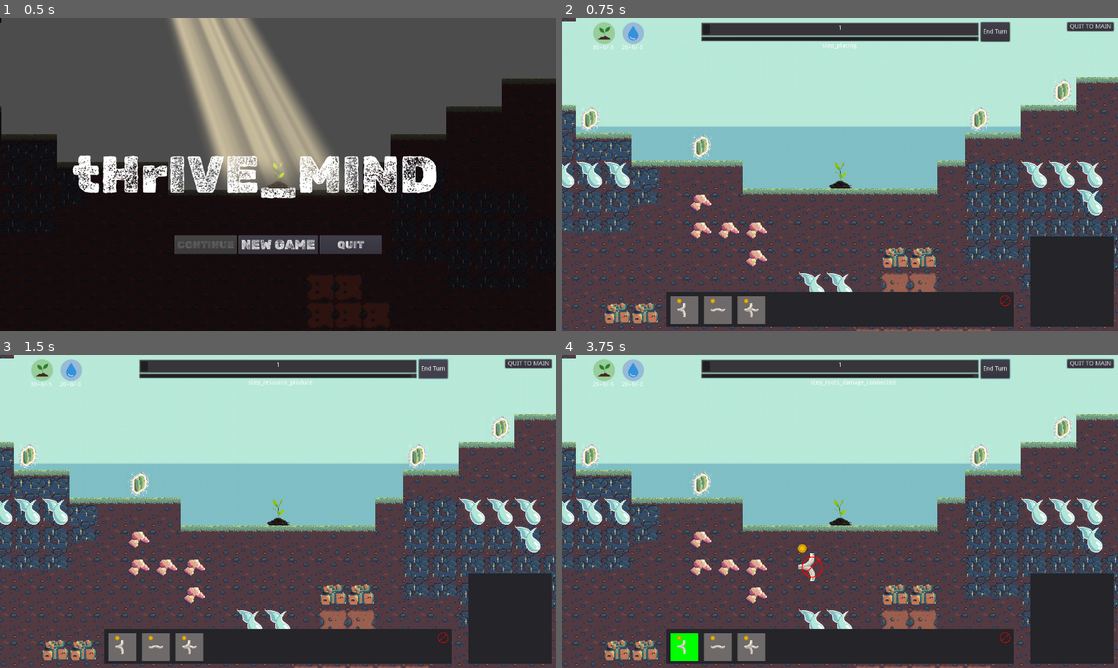
Above: before the commit, frames 1-4 (two rows, left to right).
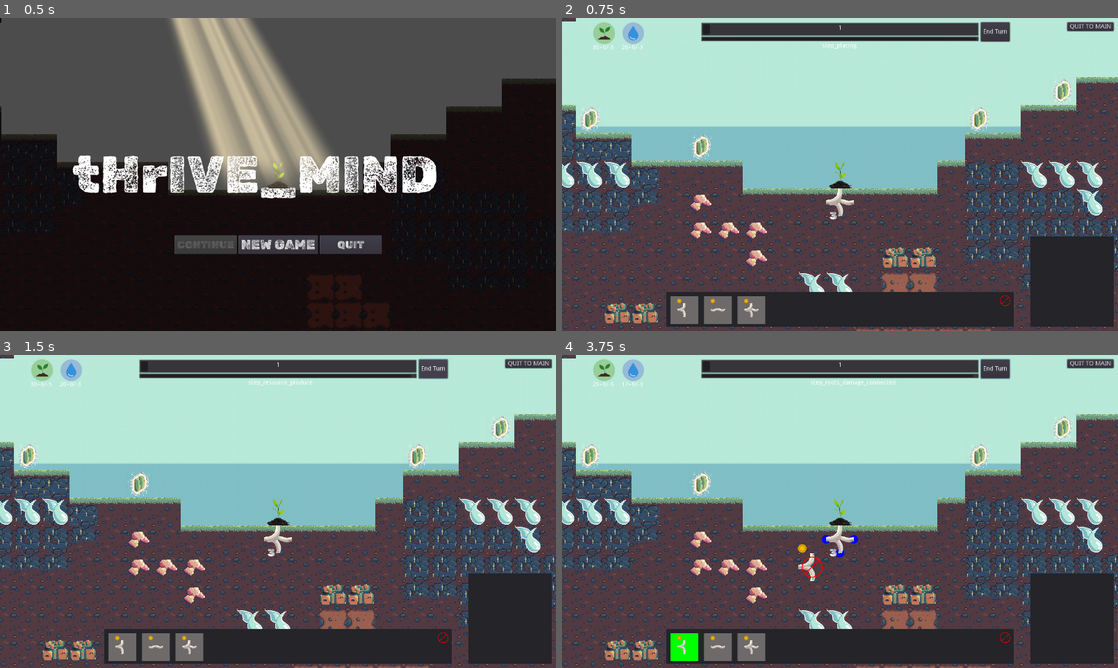
Above: after the commit, the same moments.

Repository: Gouellie/Roots
Game: Godot game, scene res://src/screens/main_menu.tscn
Two runs of this game, one before a commit and one after it. Both use one fixed random seed, a clock stepped at 60 frames per second and the inputs below.
Inputs (mouse positions are in pixels of both pictures, inside the frame that each line leads up to):
- Up to frame 1 (0.5 s): no input
- Up to frame 2 (0.75 s): click "NEW GAME" at 0.5 s
- Up to frame 3 (1.5 s): click "End Turn" at 1.25 s
- Up to frame 4 (3.75 s): click "End Turn" at 2 s; click "End Turn" at 2.75 s; tap Enter at 3.5 s; drag from (684, 646) to (1062, 439) at 3.52 s

Frame 1 is identical in both runs. In frame 2, 0.2% of the frame differs, in the area x 14-53%, y 8-65%; in frame 3, 0.2%; in frame 4, 0.3%, in the area x 10-54%, y 8-65%.

Commit message:
Added starting 4 way tiles

Diff:
--- a/src/scenes/librairies/managers/entity_manager.gd
+++ b/src/scenes/librairies/managers/entity_manager.gd
@@ -26,13 +26,23 @@
 	_plant_master = get_node(plant_master_node_path) as Plant
 	_terrain = get_node(terrain_node_path) as TileMap
 	tile_offset = _terrain.cell_size / 2
+	_register_ready_roots()
 	Events.connect("tilepanel_selected", self, "on_tile_selected")
 	Events.connect("eraser_mode_toggled", self, "on_eraser_mode_toggled")
 	Events.connect("spawn_plant", self, "on_spawn_plant")
 	Events.emit_signal("init_entity_manager", self)
 
+
 func _process(_delta: float) -> void:
 	_move_blueprint(get_global_mouse_position())
+
+
+func _register_ready_roots() -> void:
+	for tile in get_children():
+		if tile is Tile:
+			var cellv = _terrain.world_to_map(tile.position)
+			tile.cellv = cellv
+			tiles[cellv] = tile
 
 
 func _move_blueprint(mouse_position: Vector2) -> void:
@@ -125,10 +135,12 @@
 	yield(get_tree().create_timer(0.1), "timeout")
 	_update_network_connection()
 
+
 func deplete_tile(_tile : Tile):
 	remove_tile_at_position(_tile.cellv)
 	if _tile.connected:
 		_update_network_connection()
+
 
 func _remove_tile() -> void:
 	var cellv = _terrain.world_to_map(_eraser.position)
--- a/src/scenes/librairies/tiles/tile.gd
+++ b/src/scenes/librairies/tiles/tile.gd
@@ -1,9 +1,10 @@
 extends Entity
 class_name Tile
 
+export var real_rotation : float = 0.0
+
 var resource_manager : ResourceManager
 var health_node : ResourceNode
-var real_rotation : float = 0.0
 var connected : bool = true setget set_is_connected,get_is_connected
 var distance : int setget set_distance,get_distance
 var is_leaf_node : bool
--- a/src/scenes/main_scene.tscn
+++ b/src/scenes/main_scene.tscn
@@ -7,6 +7,7 @@
 [ext_resource path="res://src/scenes/librairies/managers/entity_manager.gd" type="Script" id=5]
 [ext_resource path="res://src/scenes/resources/player_resource_manager.tscn" type="PackedScene" id=6]
 [ext_resource path="res://assets/background/background_graadient.png" type="Texture" id=7]
+[ext_resource path="res://src/scenes/librairies/tiles/types/tile_fourway.tscn" type="PackedScene" id=8]
 [ext_resource path="res://src/scenes/librairies/plants/plant.tscn" type="PackedScene" id=9]
 [ext_resource path="res://src/scripts/turns/turn_manager.gd" type="Script" id=10]
 [ext_resource path="res://src/scenes/terrain_moderate_2.tscn" type="PackedScene" id=11]
@@ -45,6 +46,9 @@
 terrain_node_path = NodePath("../Terrain")
 plant_master_node_path = NodePath("../Plant_Master")
 
+[node name="Tile_FourWay" parent="EntityManager" instance=ExtResource( 8 )]
+position = Vector2( 928, 288 )
+
 [node name="Plant_Master" parent="." instance=ExtResource( 9 )]
 position = Vector2( 928, 224 )
 terrain_node_path = NodePath("../Terrain")
Not shown: 1 places in src/scenes/main_scene.tscn that only renumber resources
